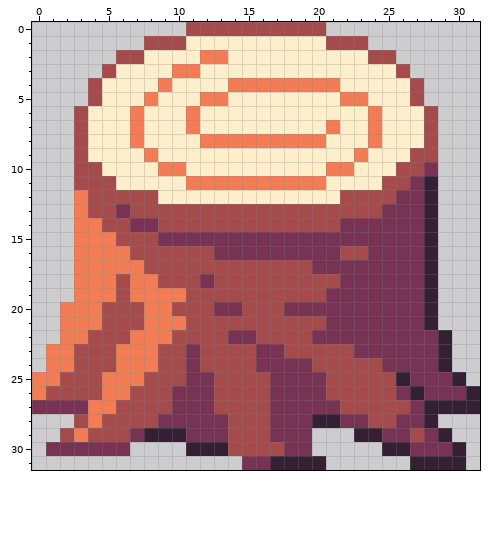
Two states of a pixel-art sprite, images/sprites/Log64x64.png. That is the earlier state.
The file is 64x64 pixels, drawn in blocks of 2x2; one block is one cell here.
Once edited:
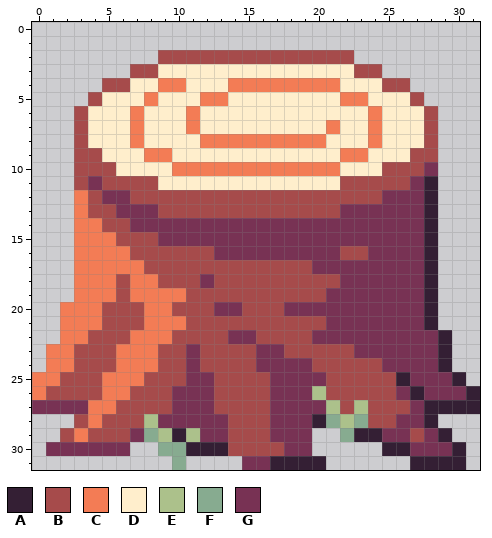
Palette (. is transparent): A #341f34  B #a64b4b  C #f37c55  D #ffeecc  E #acc18b  F #87ab90  G #783254
Edits made:
{"y":0,"x":11,"old":"BBBBBBBBBB","new":".........."}
{"y":1,"x":8,"old":"BBBDDDDDDDDDDBBB","new":"................"}
{"y":2,"x":6,"old":"BBDDDDCCDDDDDDDDDDBB","new":"...BBBBBBBBBBBBBB..."}
{"y":3,"x":5,"old":"BDDD","new":"..BB"}
{"y":3,"x":10,"old":"CC","new":"DD"}
{"y":3,"x":23,"old":"DDDB","new":"BB.."}
{"y":4,"x":4,"old":"BDD","new":".BB"}
{"y":4,"x":10,"old":"D","new":"C"}
{"y":4,"x":25,"old":"DDB","new":"BB."}
{"y":9,"x":4,"old":"D","new":"B"}
{"y":9,"x":9,"old":"D","new":"C"}
{"y":9,"x":22,"old":"D","new":"C"}
{"y":10,"x":5,"old":"D","new":"B"}
{"y":10,"x":9,"old":"C","new":"D"}
{"y":10,"x":11,"old":"DDDDDDDDDD","new":"CCCCCCCCCC"}
{"y":10,"x":22,"old":"C","new":"D"}
{"y":10,"x":25,"old":"D","new":"B"}
{"y":11,"x":4,"old":"B","new":"G"}
{"y":11,"x":6,"old":"DDD","new":"BBB"}
{"y":11,"x":11,"old":"CCCCCCCCCC","new":"DDDDDDDDDD"}
{"y":11,"x":22,"old":"DDD","new":"BBB"}
{"y":12,"x":5,"old":"BB","new":"GG"}
{"y":12,"x":9,"old":"DDDDDDDDDDDDD","new":"BBBBBBBBBBBBB"}
{"y":12,"x":25,"old":"B","new":"G"}
{"y":13,"x":7,"old":"BB","new":"GG"}
{"y":13,"x":22,"old":"BBB","new":"GGG"}
{"y":14,"x":9,"old":"BBBBBBBBBBBBB","new":"GGGGGGGGGGGGG"}
{"y":26,"x":20,"old":"G","new":"E"}
{"y":27,"x":21,"old":"G","new":"E"}
{"y":27,"x":23,"old":"B","new":"E"}
{"y":28,"x":8,"old":"B","new":"E"}
{"y":28,"x":21,"old":"AGG","new":"FEF"}
{"y":29,"x":8,"old":"AA","new":"FE"}
{"y":29,"x":11,"old":"G","new":"E"}
{"y":29,"x":22,"old":".","new":"F"}
{"y":30,"x":9,"old":"..","new":"FF"}
{"y":31,"x":10,"old":".","new":"F"}
